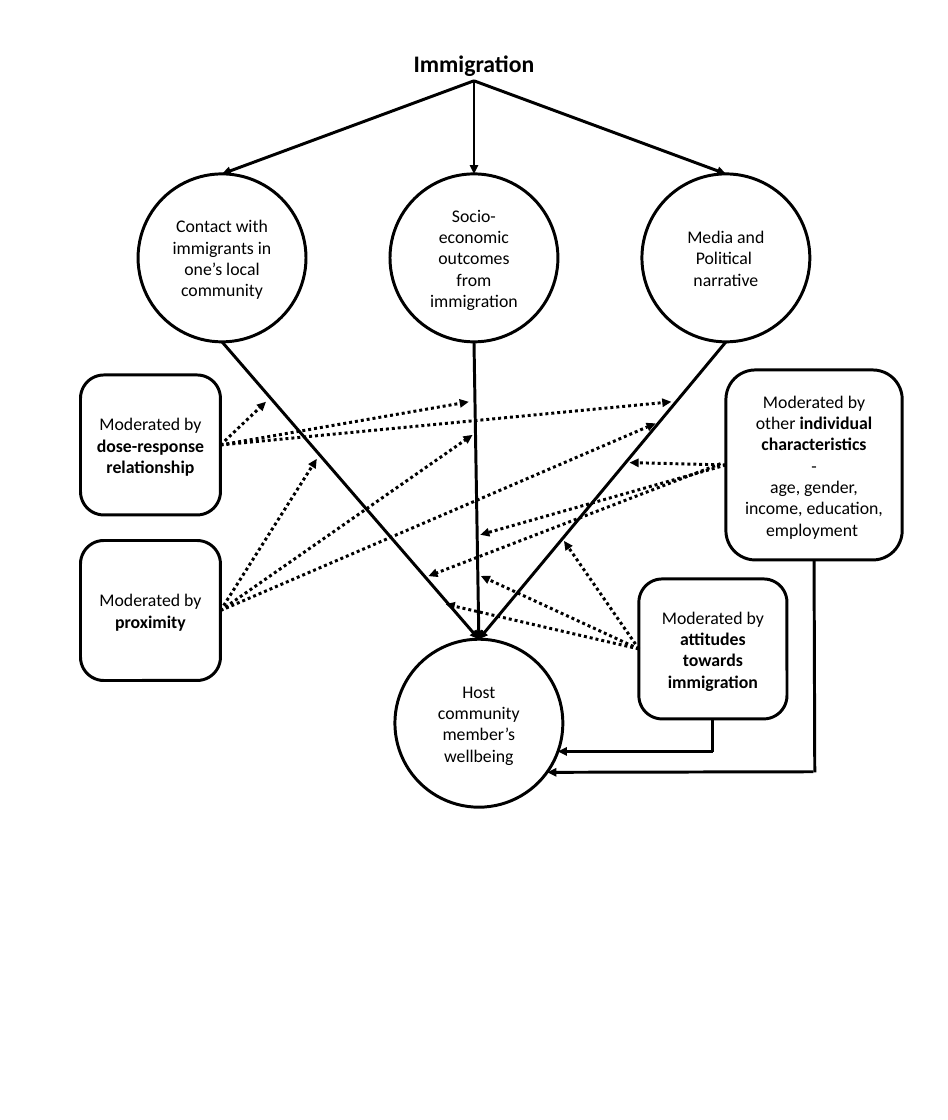
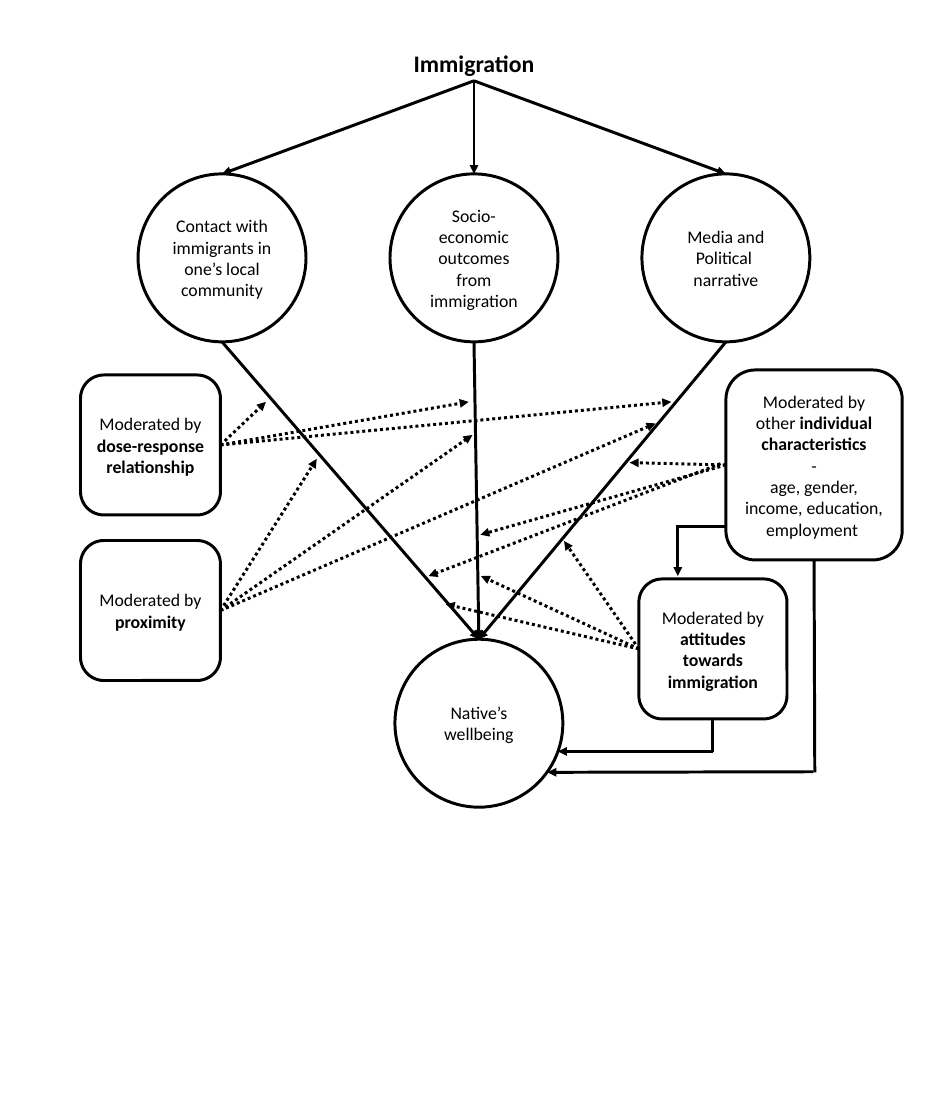
Before and after one commit to Happier-Lives-Institute/Shallow-Immigration-Report-For-FP, a slide deck: slide 2 of causalgraphs.pptx. Drawn at 948x1120 pixels with LibreOffice and Linux fonts; fonts in the diff are those of the drawing. Boxes give left, top, right and bottom in pixels: in the first picture for what was removed or moved away, otherwise in the second. Text is boxed around its words. In the diff, an @@ line names an element or a change of style, - is before the commit and + after.

```diff
--- a/causalgraphs.pptx
+++ b/causalgraphs.pptx
@@ line added from (727, 526) to (676, 526), #000000 3 pt @@
@@ arrow added from (678, 526) to (678, 576), #000000 3 pt @@
@@ text in ellipse at [444, 706, 513, 743]: text changed @@
-Host community member’s wellbeing
+Native’s wellbeing
```
Also in this commit, not shown: 3 other files.
